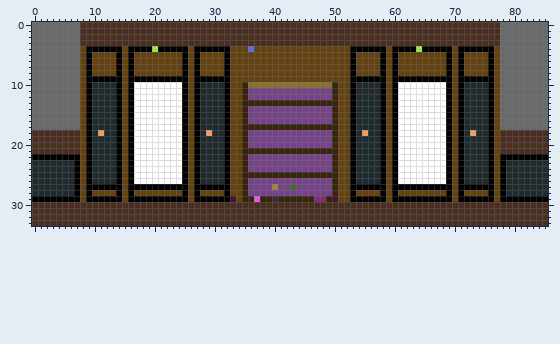
Pixel-art file -- Assets/Maps/GrandArchives/CombatRoom.aseprite. The picture above was drawn from the file before the commit.
86x34 pixels, 1 frame.
Now the later version:
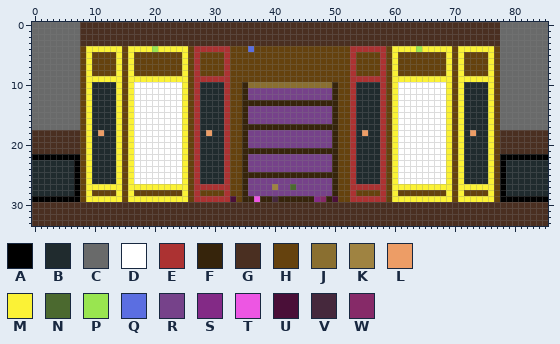
Palette (. is transparent): A #000000  B #202b2e  C #696a6a  D #ffffff  E #ac3232  F #36240b  G #4a2f21  H #65420e  J #8a6f30  K #9f8341  L #ed9d66  M #fbf236  N #4b692f  P #99e550  Q #5b6ee1  R #76428a  S #832a86  T #ed56e3  U #4a0f38  V #45283c  W #862a68
From old to new:
layer "Clear" now hidden
y 4: x 9..14 AAAAAA -> MMMMMM; x 16..19 AAAA -> MMMM; x 21..25 AAAAA -> MMMMM; x 27..32 AAAAAA -> EEEEEE; x 53..58 AAAAAA -> EEEEEE; x 60..63 AAAA -> MMMM; x 65..69 AAAAA -> MMMMM; x 71..76 AAAAAA -> MMMMMM
y 5..8: x 9 A -> M; x 14 A -> M; x 16 A -> M; x 25 A -> M; x 27 A -> E; x 32 A -> E; x 53 A -> E; x 58 A -> E; x 60 A -> M; x 69 A -> M; x 71 A -> M; x 76 A -> M
y 9: x 9..14 AAAAAA -> MMMMMM; x 16..25 AAAAAAAAAA -> MMMMMMMMMM; x 27..32 AAAAAA -> EEEEEE; x 53..58 AAAAAA -> EEEEEE; x 60..69 AAAAAAAAAA -> MMMMMMMMMM; x 71..76 AAAAAA -> MMMMMM
y 10..26: x 9 A -> M; x 14 A -> M; x 16 A -> M; x 25 A -> M; x 27 A -> E; x 32 A -> E; x 53 A -> E; x 58 A -> E; x 60 A -> M; x 69 A -> M; x 71 A -> M; x 76 A -> M
y 27: x 9..14 AAAAAA -> MMMMMM; x 16..25 AAAAAAAAAA -> MMMMMMMMMM; x 27..32 AAAAAA -> EEEEEE; x 53..58 AAAAAA -> EEEEEE; x 60..69 AAAAAAAAAA -> MMMMMMMMMM; x 71..76 AAAAAA -> MMMMMM
y 28: x 9 A -> M; x 14 A -> M; x 16 A -> M; x 25 A -> M; x 27 A -> E; x 32 A -> E; x 53 A -> E; x 58 A -> E; x 60 A -> M; x 69 A -> M; x 71 A -> M; x 76 A -> M
y 29: x 9..14 AAAAAA -> MMMMMM; x 16..25 AAAAAAAAAA -> MMMMMMMMMM; x 27..32 AAAAAA -> EEEEEE; x 53..58 AAAAAA -> EEEEEE; x 60..69 AAAAAAAAAA -> MMMMMMMMMM; x 71..76 AAAAAA -> MMMMMM
Changed places in both pictures, as pixel boxes (x1, y1, x2, y2):
changed: (86, 46, 230, 202)
changed: (350, 46, 494, 202)
